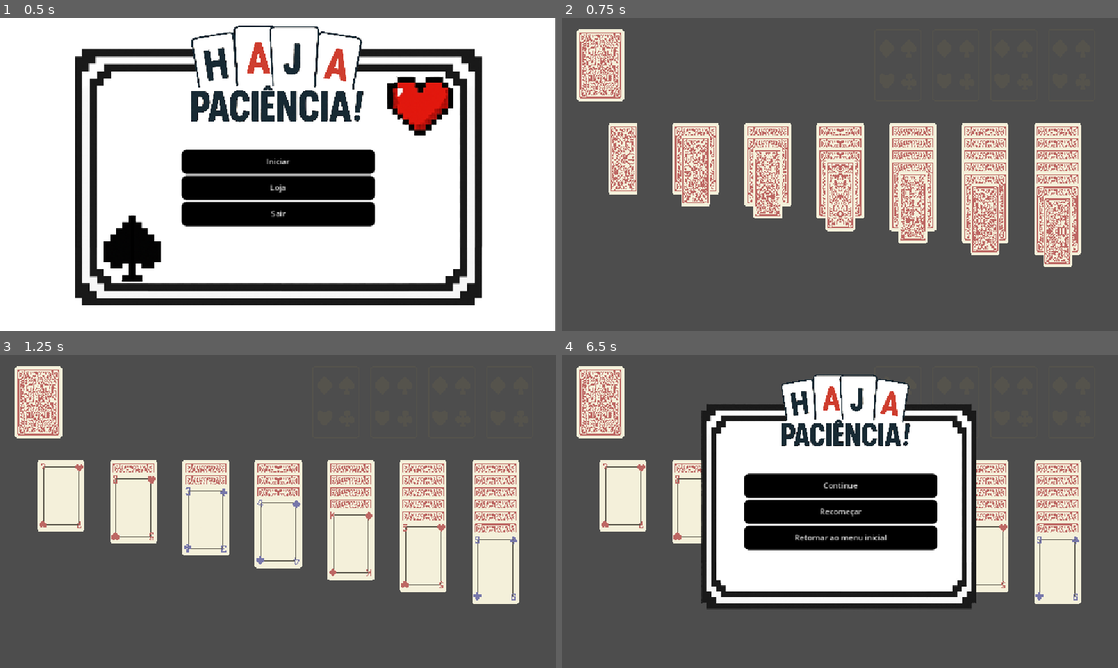
Above: before the commit, frames 1-4 (two rows, left to right).
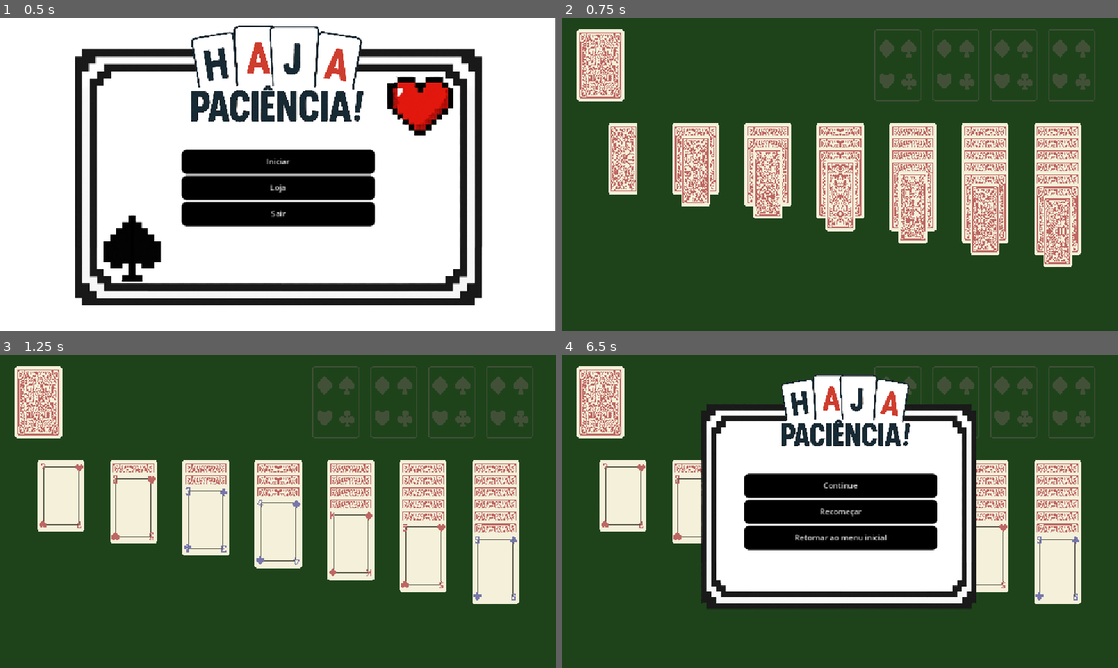
Above: after the commit, the same moments.

Repository: biarog/Paciencia-Maritacas
Game: Godot game, scene res://cenas/menu_inicial.tscn
The game is run twice, just before and just after one commit, with the same random seed, the same clock (stepped at 60 frames per second) and the same inputs.
Inputs (mouse positions are in pixels of both pictures, inside the frame that each line leads up to):
- Up to frame 1 (0.5 s): no input
- Up to frame 2 (0.75 s): click "Iniciar" at 0.5 s
- Up to frame 3 (1.25 s): no input
- Up to frame 4 (6.5 s): tap Enter at 1.25, 2.75, 4.25 s; drag from (623, 495) to (695, 561) at 1.27 s; tap Space at 2, 3.5, 5 s; drag from (695, 495) to (623, 561) at 2.02 s; move the mouse to (695, 508) at 2.77 s; click (695, 508) at 2.92 s; drag from (767, 495) to (623, 495) at 3.52 s; drag from (767, 508) to (695, 561) at 4.27 s; drag from (767, 520) to (695, 561) at 5.02 s; move the mouse to (840, 495) at 5.77 s; click (840, 495) at 5.92 s; tap Escape (ui_cancel) at 6.4 s

Frame 1 is identical in both runs. In frame 2, 77% of the frame differs, in the area x 0-100%, y 0-100%; in frame 3, 76%; in frame 4, 53%.
Error before the commit: Invalid assignment of property or key 'movimento' with value of type 'Control (Movimento_Jogo)' on a base object of type 'Control'. (res://scripts/controle_pac…

Commit message:
Conserto de Bugs

Diff:
--- a/cenas/mesa_paciencia.tscn
+++ b/cenas/mesa_paciencia.tscn
@@ -1,9 +1,10 @@
-[gd_scene load_steps=11 format=3 uid="uid://dl22uxdjcoa7s"]
+[gd_scene load_steps=12 format=3 uid="uid://dl22uxdjcoa7s"]
 
 [ext_resource type="Script" uid="uid://cebd5maywlrcp" path="res://scripts/mesa_paciencia.gd" id="1_m56lf"]
 [ext_resource type="Script" uid="uid://c7ogblp7anxe0" path="res://scripts/controle_paciencia.gd" id="1_xq04u"]
 [ext_resource type="Script" uid="uid://bpxsas7sg38vf" path="res://scripts/controle_deck.gd" id="2_xq04u"]
 [ext_resource type="Texture2D" uid="uid://c880ytnwlbphr" path="res://Assets/Cartas/CasaBase.png" id="3_xq04u"]
+[ext_resource type="Script" uid="uid://40xnrpcgjcol" path="res://scripts/controle_casas.gd" id="4_c73j8"]
 [ext_resource type="StyleBox" uid="uid://copamx0wdawpr" path="res://estilos de botões/botao_cinza.tres" id="5_u67q2"]
 [ext_resource type="Texture2D" uid="uid://b4gtyk62u48np" path="res://Assets/imagens/moldura menu_pausa.png" id="5_umox8"]
 [ext_resource type="StyleBox" uid="uid://dhyfgqmmu8wvq" path="res://estilos de botões/botao_preto.tres" id="6_c4sgq"]
@@ -29,6 +30,12 @@
 mouse_filter = 2
 mouse_force_pass_scroll_events = false
 script = ExtResource("1_m56lf")
+
+[node name="Fundo" type="ColorRect" parent="."]
+layout_mode = 0
+offset_right = 1152.0
+offset_bottom = 649.0
+color = Color(0.118293, 0.262249, 0.10521, 1)
 
 [node name="Camera2D" type="Camera2D" parent="."]
 position = Vector2(576, 324)
@@ -214,6 +221,7 @@
 offset_right = 0.255981
 offset_bottom = 0.279984
 pivot_offset = Vector2(237.5, 75)
+script = ExtResource("4_c73j8")
 
 [node name="Casas Finais" type="HBoxContainer" parent="Controle Casas"]
 layout_mode = 1
--- a/scripts/menu_inicial.gd
+++ b/scripts/menu_inicial.gd
@@ -1,15 +1,4 @@
 extends Node2D
-
-
-# Called when the node enters the scene tree for the first time.
-func _ready() -> void:
-	pass # Replace with function body.
-
-
-# Called every frame. 'delta' is the elapsed time since the previous frame.
-func _process(delta: float) -> void:
-	pass
-
 
 func _on_sair_pressed() -> void:
 	get_tree().quit()
--- a/scripts/mesa_paciencia.gd
+++ b/scripts/mesa_paciencia.gd
@@ -2,7 +2,6 @@
 
 func _input(event):
 	if event.is_action_pressed("ui_cancel"):
-		print("ESC apertado!")
 		if get_tree().paused:
 			_unpause_game()
 		else:
@@ -13,12 +12,10 @@
 	get_tree().paused = true
 
 func _unpause_game():
-	print("entrou")
 	$MenuPausa.visible = false
 	get_tree().paused = false
 
 func _on_continue_pressed() -> void:
-	print("entrou2")
 	_unpause_game()
 
 func _on_retornar_menu_inicial_pressed() -> void:
